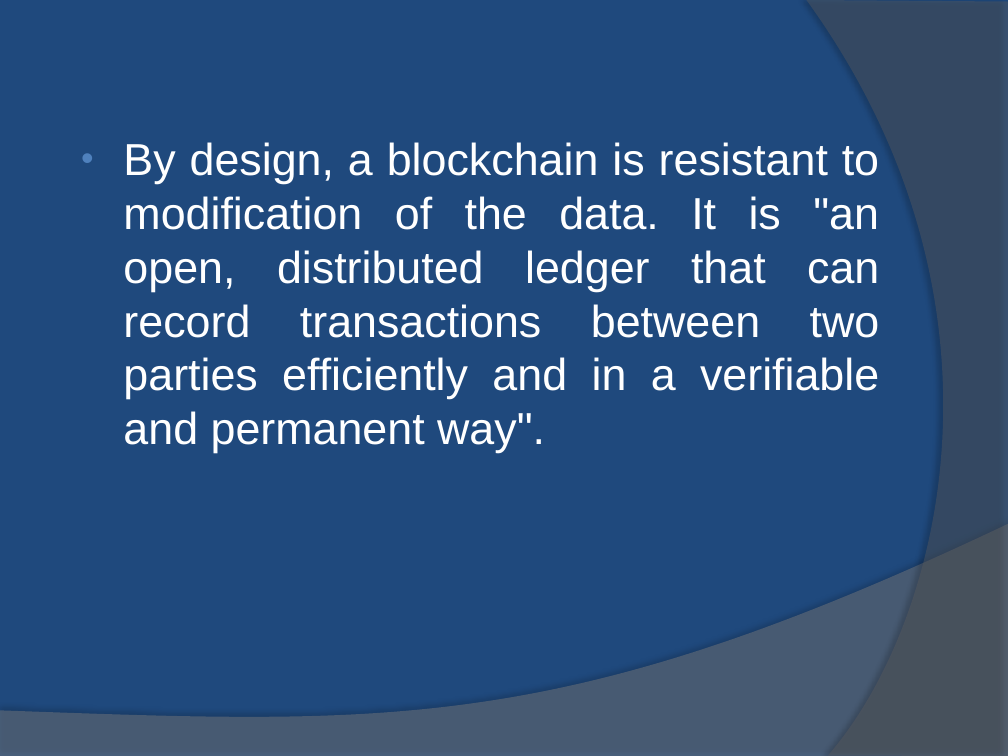
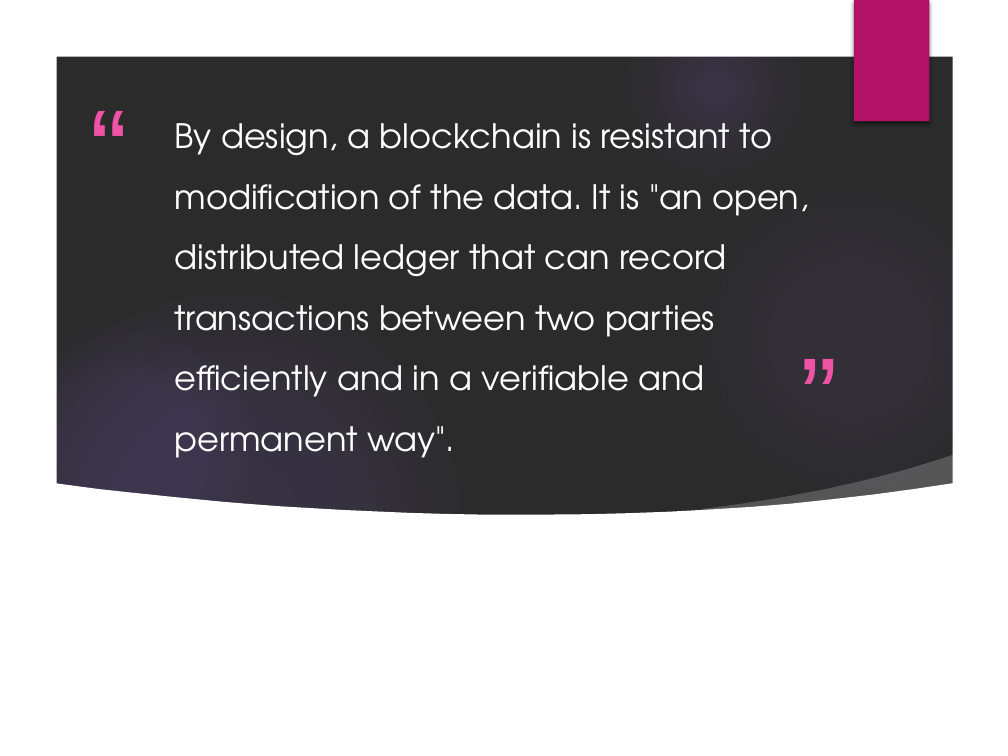
Before and after one commit to roncyrthomas/Blockchain, a slide deck: slide 5 of mp final/BlockCHain.pptx. Drawn at 1008x756 pixels with LibreOffice and Linux fonts; fonts in the diff are those of the drawing; background and template pictures are left out; a plain dark background stands for a picture behind light text. Boxes give left, top, right and bottom in pixels: in the first picture for what was removed or moved away, otherwise in the second. Text is boxed around its words. In the diff, an @@ line names an element or a change of style, - is before the commit and + after.

```diff
--- a/mp final/BlockCHain.pptx
+++ b/mp final/BlockCHain.pptx
@@ background #1F497D to picture (left out) @@
@@ group added at (0,0,1008,756): 5 ellipses, 2 freeform shapes @@
@@ freeform shape removed at (806,0,1008,756) @@
@@ rectangle added at (854,0,929,121), fill #B31166 @@
@@ text added at (72,72,138,218), 80 pt, text #EF53A5 @@
+“
@@ title "By design, a blockchain is ...": place and size @@
-title "By design, a blockchain is ..." at (123,142,880,453)
+title "By design, a blockchain is ..." at (175,123,809,458)
@@ title "By design, a blockchain is ..." at (175,123,809,458): size 32 to 24 pt, font Arial to TeX Gyre Adventor; alignment justified to left; bullet • to none; line spacing 1 to 1.5; more space between paragraphs; vertical alignment top to middle @@
@@ text added at (779,320,848,466), 80 pt, text #EF53A5 @@
+”
@@ freeform shape: place and size @@
-freeform shape at (0,524,1008,756)
+freeform shape at (53,483,956,718)
@@ freeform shape at (53,483,956,718): fill #7F7F7F at 45% opacity to #FFFFFF; shadow off @@
```
Also in this commit, not shown: 13 other slides changed, 2 other files.
